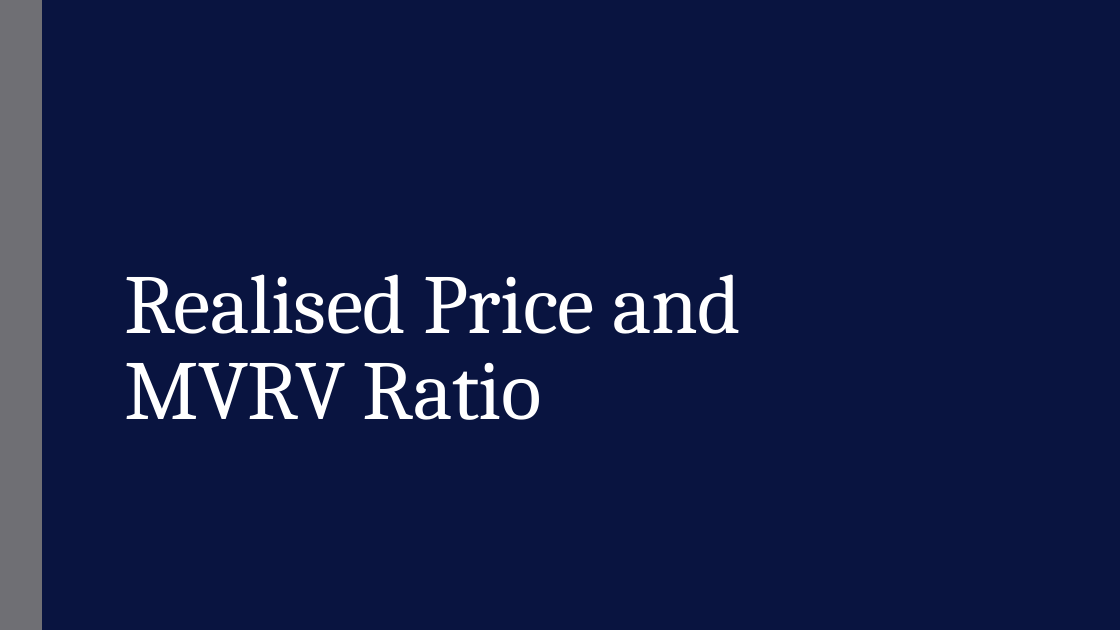
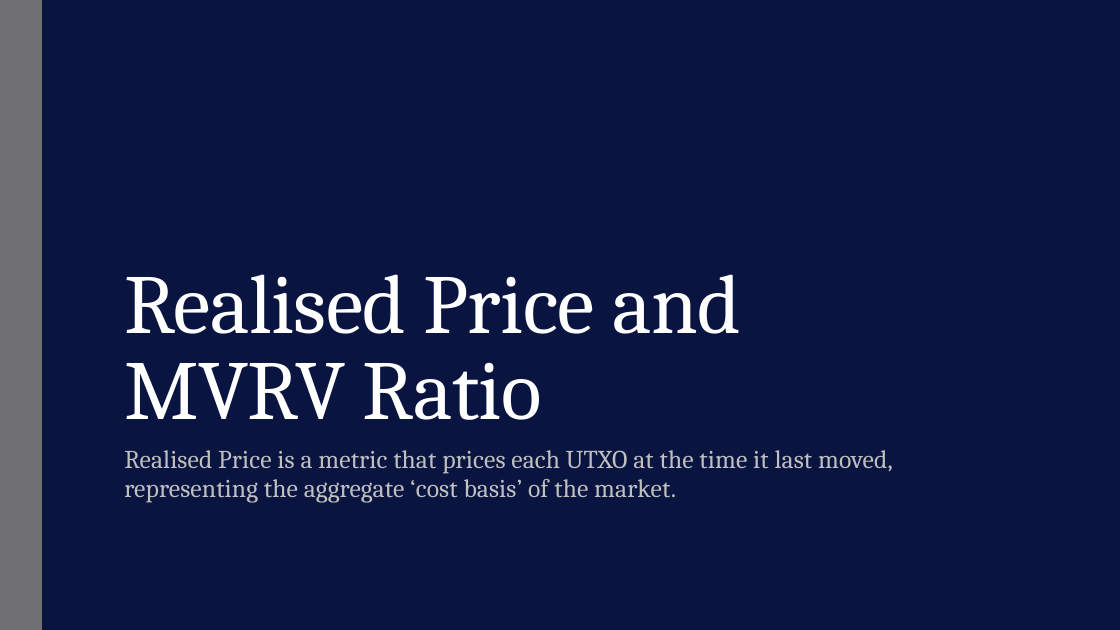
Before and after one commit to cryptobuks1/checkonchain, a slide deck: slide 4 of research_articles/masterclasses/consensus_distributed/consensus_distributed.pptx. Drawn at 1120x630 pixels with LibreOffice and Linux fonts; fonts in the diff are those of the drawing; background and template pictures are left out. Boxes give left, top, right and bottom in pixels: in the first picture for what was removed or moved away, otherwise in the second. Text is boxed around its words. In the diff, an @@ line names an element or a change of style, - is before the commit and + after.

```diff
--- a/research_articles/masterclasses/consensus_distributed/consensus_distributed.pptx
+++ b/research_articles/masterclasses/consensus_distributed/consensus_distributed.pptx
@@ subtitle added at (124,450,893,503), 22 pt, text #BFBFBF @@
+Realised Price is a metric that prices each UTXO at the time it last moved, representing the aggregate ‘cost basis’ of the market.
```
Also in this commit, not shown: 10 other slides changed, 3 slides added, 37 other files.
